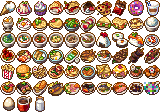
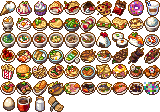
The second (160, 112) image is a revision of the first. Changes to its layers:
removed layer "Layer 2" over (48, 96, 64, 112)
added layer "Layer 3" above "Background" over (48, 96, 64, 112)
added layer "Background" above "Layer 1" over (48, 96, 64, 112)
